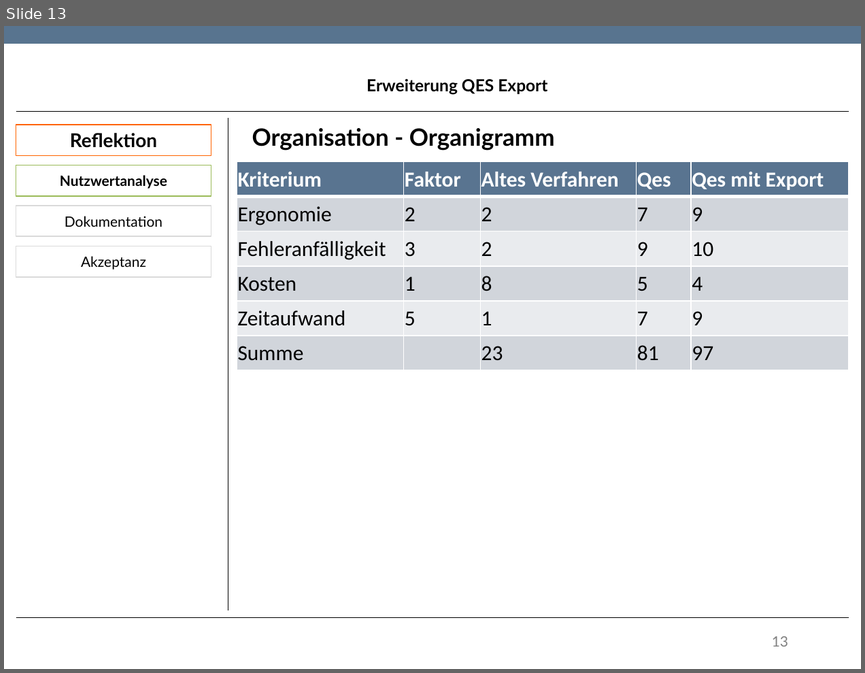
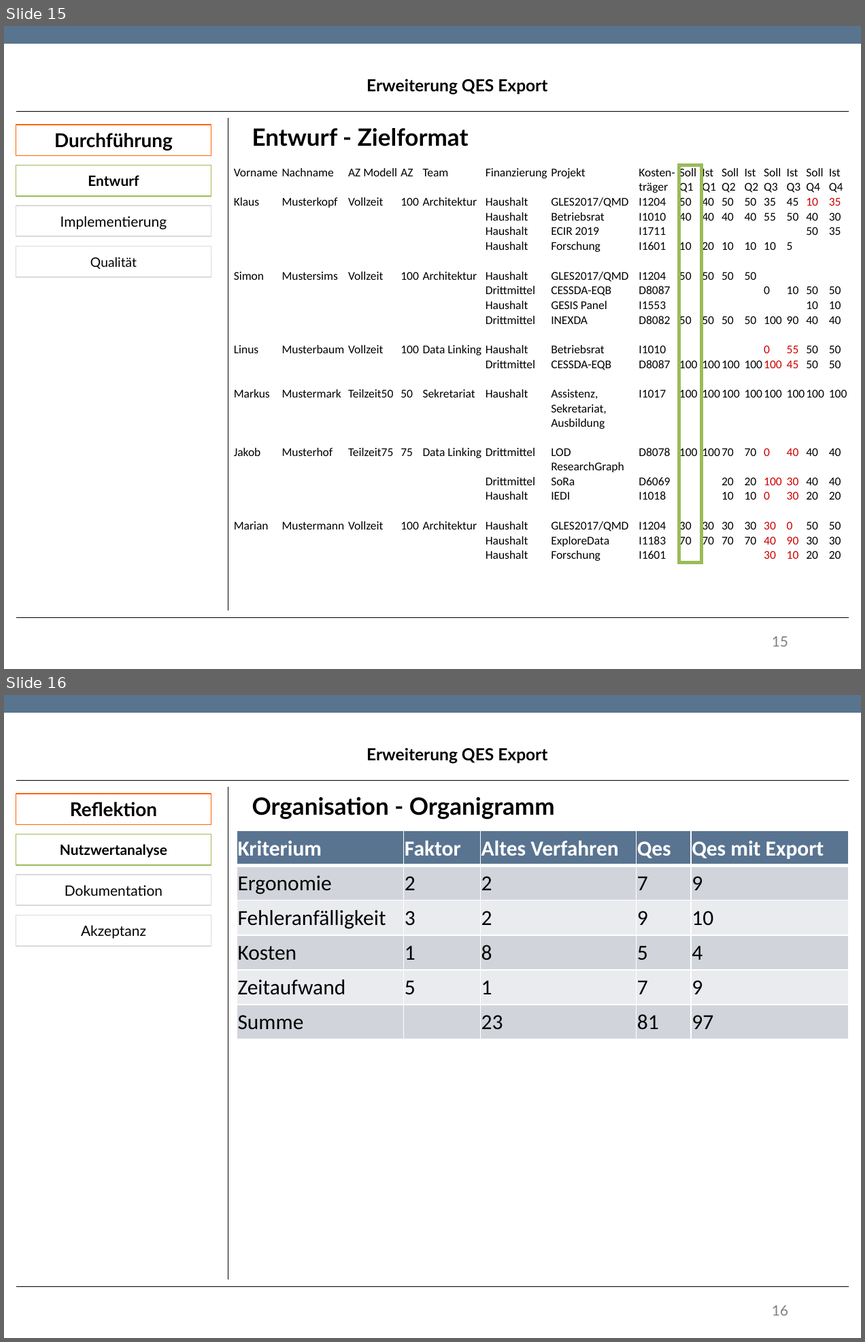
Before and after one commit to TwoHorus/dbExelExportLaravel, a slide deck: DOC/Fachgespraech.pptx. Shown one above the other, each under a label of ours: slide 13 before the commit, slides 15 and 16 after it. The pictures are 865x673 and 865x1342 pixels, drawn with LibreOffice and Linux fonts; fonts in the diff are those of the drawing; background and template pictures are left out. Boxes give left, top, right and bottom in pixels: in the first picture for what was removed or moved away, otherwise in the second. Text is boxed around its words. In the diff, an @@ line names an element or a change of style, - is before the commit and + after.

```diff
--- a/DOC/Fachgespraech.pptx
+++ b/DOC/Fachgespraech.pptx
@@ slide 15 added at (4,26,861,669), background #FFFFFF; not listed: 1 template element that a slide beside it also shows @@
@@ text added at (366,79,547,95), 14 pt, text #000000, bold @@
+Erweiterung QES Export
@@ rectangle added at (16,125,211,155), fill #FFFFFF, outline #FF6400 0.85 pt, 16 pt, text #000000, bold @@
+Durchführung
@@ line added from (16, 111) to (849, 111), #000000 0.75 pt @@
@@ line added from (228, 118) to (228, 610), #000000 0.75 pt @@
@@ text added at (252,128,468,146), 20 pt, text #000000, bold @@
+Entwurf - Zielformat
@@ rectangle added at (16,165,211,195), fill #FFFFFF, outline #9BBB59 0.85 pt, 12 pt, text #000000, bold @@
+Entwurf
@@ table added at (234,165,850,563), 23 rows, 16 columns @@
+Vorname | Nachname | AZ Modell | AZ | Team | Finanzierung | Projekt | Kosten- / träger | Soll Q1 | Ist Q1 | Soll Q2 | Ist Q2 | Soll Q3 | Ist Q3 | Soll Q4 | Ist Q4
+Klaus | Musterkopf | Vollzeit | 100 | Architektur | Haushalt | GLES2017/QMD | I1204 | 50 | 40 | 50 | 50 | 35 | 45 | 10 | 35
+ |  |  |  |  | Haushalt | Betriebsrat | I1010 | 40 | 40 | 40 | 40 | 55 | 50 | 40 | 30
+ |  |  |  |  | Haushalt | ECIR 2019 | I1711 |  |  |  |  |  |  | 50 | 35
+ |  |  |  |  | Haushalt | Forschung | I1601 | 10 | 20 | 10 | 10 | 10 | 5 |  | 
+ |  |  |  |  |  |  |  |  |  |  |  |  |  |  | 
+Simon | Mustersims | Vollzeit | 100 | Architektur | Haushalt | GLES2017/QMD | I1204 | 50 | 50 | 50 | 50 |  |  |  | 
+ |  |  |  |  | Drittmittel | CESSDA-EQB | D8087 |  |  |  |  | 0 | 10 | 50 | 50
+ |  |  |  |  | Haushalt | GESIS Panel | I1553 |  |  |  |  |  |  | 10 | 10
+ |  |  |  |  | Drittmittel | INEXDA | D8082 | 50 | 50 | 50 | 50 | 100 | 90 | 40 | 40
+ |  |  |  |  |  |  |  |  |  |  |  |  |  |  | 
+Linus | Musterbaum | Vollzeit | 100 | Data Linking | Haushalt | Betriebsrat | I1010 |  |  |  |  | 0 | 55 | 50 | 50
+ |  |  |  |  | Drittmittel | CESSDA-EQB | D8087 | 100 | 100 | 100 | 100 | 100 | 45 | 50 | 50
+ |  |  |  |  |  |  |  |  |  |  |  |  |  |  | 
+Markus | Mustermark | Teilzeit50 | 50 | Sekretariat | Haushalt | Assistenz, Sekretariat, / Ausbildung | I1017 | 100 | 100 | 100 | 100 | 100 | 100 | 100 | 100
+ |  |  |  |  |  |  |  |  |  |  |  |  |  |  | 
+Jakob | Musterhof | Teilzeit75 | 75 | Data Linking | Drittmittel | LOD ResearchGraph | D8078 | 100 | 100 | 70 | 70 | 0 | 40 | 40 | 40
+ |  |  |  |  | Drittmittel | SoRa | D6069 |  |  | 20 | 20 | 100 | 30 | 40 | 40
+ |  |  |  |  | Haushalt | IEDI | I1018 |  |  | 10 | 10 | 0 | 30 | 20 | 20
+ |  |  |  |  |  |  |  |  |  |  |  |  |  |  | 
+Marian | Mustermann | Vollzeit | 100 | Architektur | Haushalt | GLES2017/QMD | I1204 | 30 | 30 | 30 | 30 | 30 | 0 | 50 | 50
+ |  |  |  |  | Haushalt | ExploreData | I1183 | 70 | 70 | 70 | 70 | 40 | 90 | 30 | 30
+ |  |  |  |  | Haushalt | Forschung | I1601 |  |  |  |  | 30 | 10 | 20 | 20
@@ rectangle added at (16,206,211,237), fill #FFFFFF, outline #DADADA 0.85 pt, 12 pt, text #000000 @@
+Implementierung
@@ rectangle added at (16,246,211,277), fill #FFFFFF, outline #DADADA 0.85 pt, 11 pt, text #000000 @@
+Qualität
@@ line added from (16, 617) to (849, 617), #000000 0.75 pt @@
@@ page number added at (772,636,788,646), 12 pt, text #808080 @@
+15
@@ what was slide 13 is now slide 16 @@
@@ page number at (772,1305,788,1315): text changed @@
-13
+16
```
Also in this commit, not shown: 1 slide changed, 2 other slides added.
